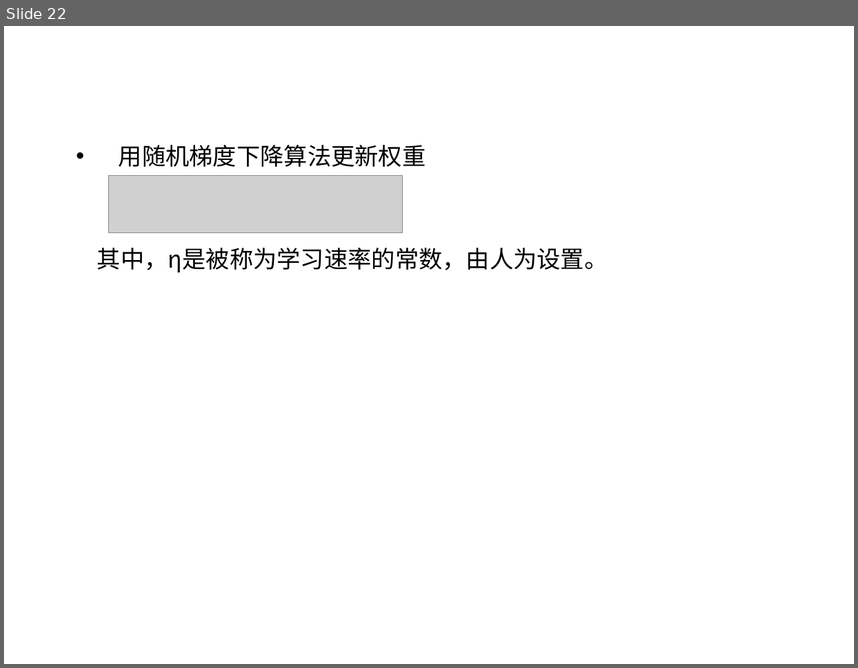
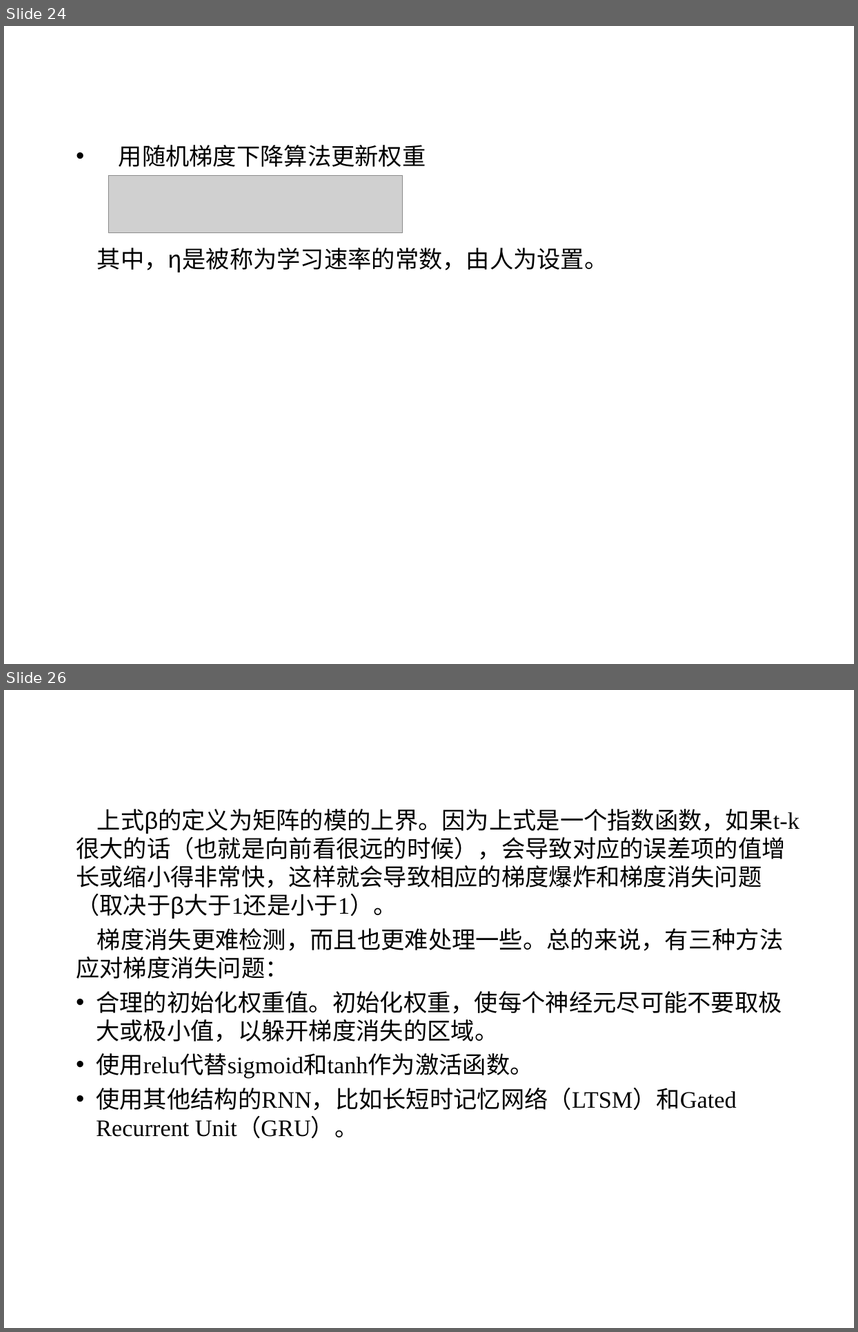
Before and after one commit to sunyisgithub/Git, a slide deck: 循环神经网络（Recurrent Neural Network）.ppt. Shown one above the other, each under a label of ours: slide 22 before the commit, slides 24 and 26 after it; the slides between them are not shown. The pictures are 858x668 and 858x1332 pixels, drawn with LibreOffice and Linux fonts; fonts in the diff are those of the drawing; grey boxes stand for pictures; background and template pictures are left out. Boxes give left, top, right and bottom in pixels: in the first picture for what was removed or moved away, otherwise in the second. Text is boxed around its words. In the diff, an @@ line names an element or a change of style, - is before the commit and + after.

Commit message:
循环神经网络完整版

```diff
--- a/循环神经网络（Recurrent Neural Network）.ppt
+++ b/循环神经网络（Recurrent Neural Network）.ppt
@@ slide 26 added at <box>4,690,854,1328</box>, background picture (left out) @@
@@ text added at <box>76,809,800,1138</box>, 20 pt, text #000000 @@
+上式β的定义为矩阵的模的上界。因为上式是一个指数函数，如果t-k很大的话（也就是向前看很远的时候），会导致对应的误差项的值增长或缩小得非常快，这样就会导致相应的梯度爆炸和梯度消失问题（取决于β大于1还是小于1）。
+梯度消失更难检测，而且也更难处理一些。总的来说，有三种方法应对梯度消失问题：
+• 合理的初始化权重值。初始化权重，使每个神经元尽可能不要取极大或极小值，以躲开梯度消失的区域。
+• 使用relu代替sigmoid和tanh作为激活函数。
+• 使用其他结构的RNN，比如长短时记忆网络（LTSM）和Gated Recurrent Unit（GRU）。
@@ what was slide 22 is now slide 24 @@
```
Also in this commit, not shown: 7 slides changed, 3 other slides added, 1 slide removed.
